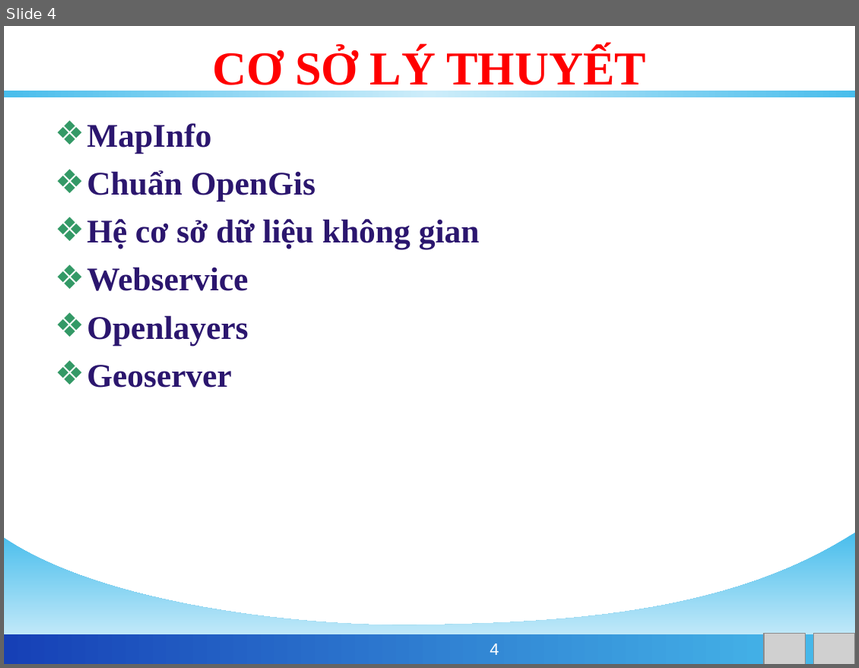
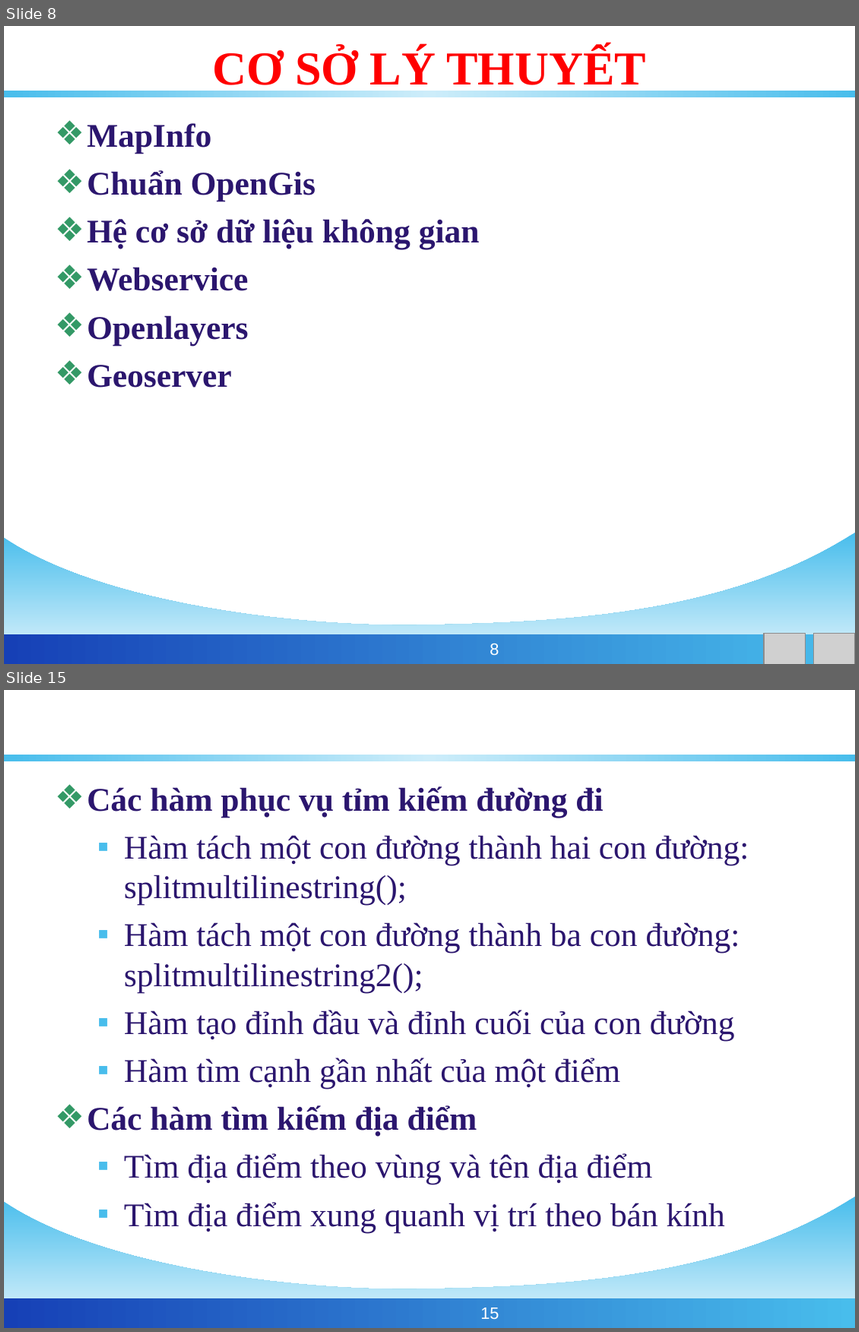
Before and after one commit to phamngsinh/cantho-webgis, a slide deck: Document/Bao Cao/BaoCaoLuanVan.ppt. Shown one above the other, each under a label of ours: slide 4 before the commit, slides 8 and 15 after it; the slides between them are not shown. The pictures are 859x668 and 859x1332 pixels, drawn with LibreOffice and Linux fonts; fonts in the diff are those of the drawing; grey boxes stand for pictures; background and template pictures are left out. Boxes give left, top, right and bottom in pixels: in the first picture for what was removed or moved away, otherwise in the second. Text is boxed around its words. In the diff, an @@ line names an element or a change of style, - is before the commit and + after.

```diff
--- a/Document/Bao Cao/BaoCaoLuanVan.ppt
+++ b/Document/Bao Cao/BaoCaoLuanVan.ppt
@@ slide 15 added at <box>4,690,855,1328</box>, background #FFFFFF; not listed: 3 template elements that a slide beside it also shows @@
@@ title added at <box>47,704,813,756</box>, 32 pt, text #FFFFFF, bold @@
+VIẾT CÁC HÀM TRONG POSTGIS
@@ text added at <box>87,787,750,1233</box>, 28 pt, text #2B166E @@
+❖ Các hàm phục vụ tỉm kiếm đường đi
+  ▪ Hàm tách một con đường thành hai con đường: splitmultilinestring();
+  ▪ Hàm tách một con đường thành ba con đường: splitmultilinestring2();
+  ▪ Hàm tạo đỉnh đầu và đỉnh cuối của con đường
+  ▪ Hàm tìm cạnh gần nhất của một điểm
+❖ Các hàm tìm kiếm địa điểm
+  ▪ Tìm địa điểm theo vùng và tên địa điểm
+  ▪ Tìm địa điểm xung quanh vị trí theo bán kính
@@ page number added at <box>481,1308,499,1319</box>, 14 pt, text #FFFFFF @@
+15
@@ what was slide 4 is now slide 8 @@
@@ page number at <box>490,644,499,655</box>: text changed @@
-4
+8
```
Also in this commit, not shown: 4 slides changed, 13 other slides added, 1 slide removed.
